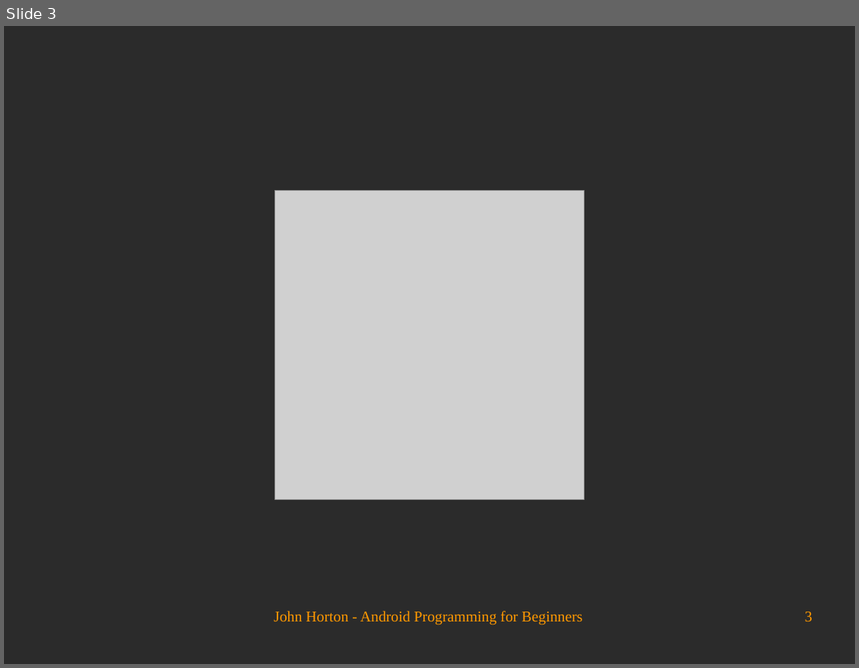
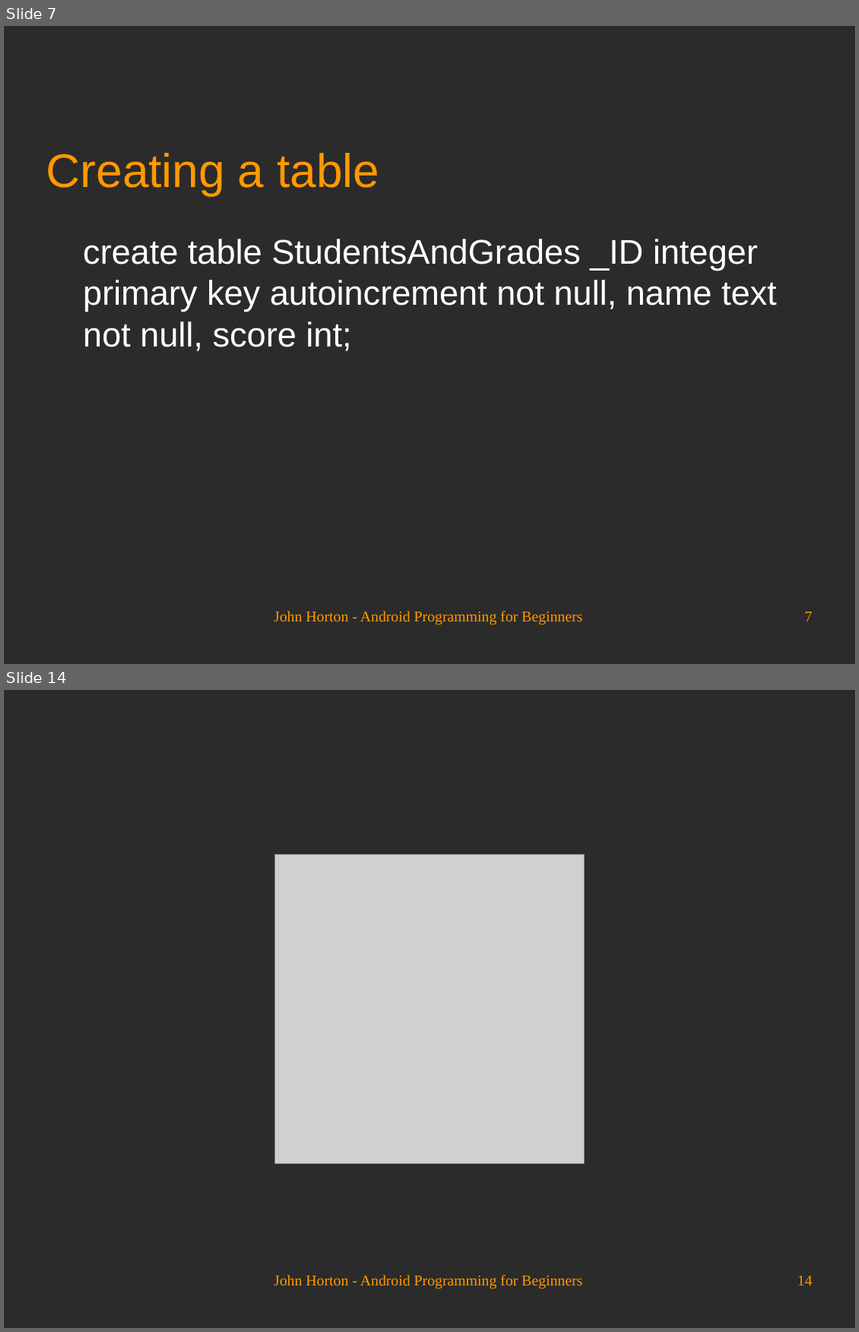
Before and after one commit to Academy-Soft-Intellect/Android-Programming-for-Beginners, a slide deck: 23_Using_SQLite_Databases_in_Our_Apps.odp. Shown one above the other, each under a label of ours: slide 3 before the commit, slides 7 and 14 after it; the slides between them are not shown. The pictures are 859x668 and 859x1332 pixels, drawn with LibreOffice and Linux fonts; fonts in the diff are those of the drawing; grey boxes stand for pictures; background and template pictures are left out; a plain dark background stands for a picture behind light text. Boxes give left, top, right and bottom in pixels: in the first picture for what was removed or moved away, otherwise in the second. Text is boxed around its words. In the diff, an @@ line names an element or a change of style, - is before the commit and + after.

```diff
--- a/23_Using_SQLite_Databases_in_Our_Apps.odp
+++ b/23_Using_SQLite_Databases_in_Our_Apps.odp
@@ slide 7 added at box(4, 26, 855, 664), background picture (left out) @@
@@ title added at box(47, 153, 379, 195), 44 pt, text #FF9900 @@
+Creating a table
@@ text added at box(83, 239, 777, 351), 32 pt, text #FFFFFF @@
+create table StudentsAndGrades _ID integer primary key autoincrement not null, name text not null, score int;
@@ text added at box(274, 611, 582, 626), 14 pt, text #FF9900 @@
+John Horton - Android Programming for Beginners
@@ page number added at box(805, 612, 813, 622), 14 pt, text #FF9900 @@
+7
@@ what was slide 3 is now slide 14 @@
@@ page number at box(797, 1276, 813, 1286): text changed @@
-3
+14
```
Also in this commit, not shown: 2 slides changed, 10 other slides added.
